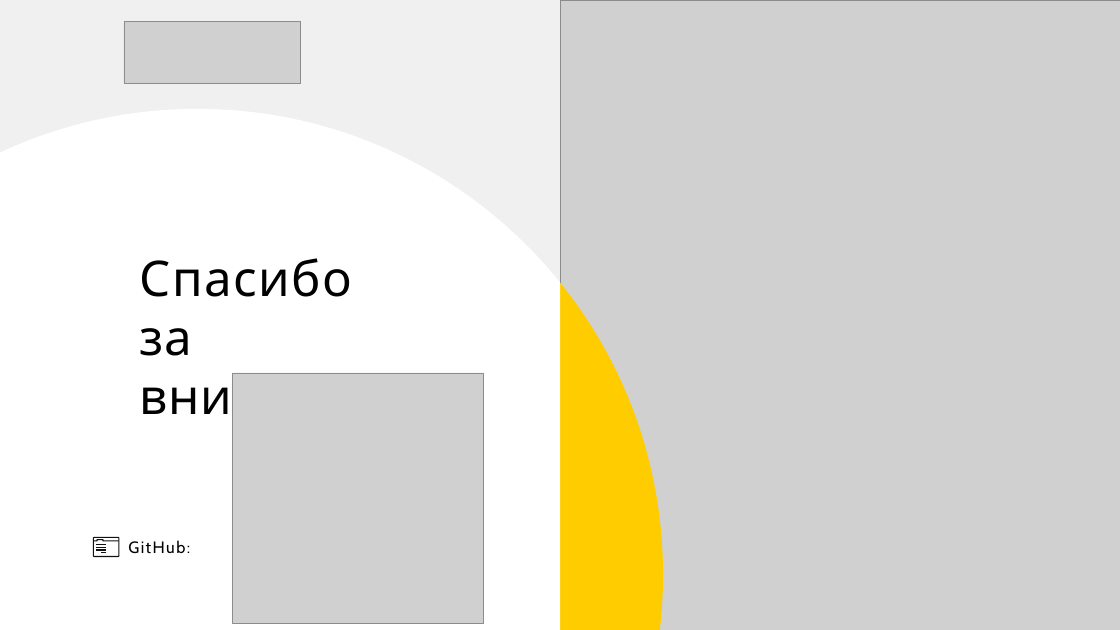
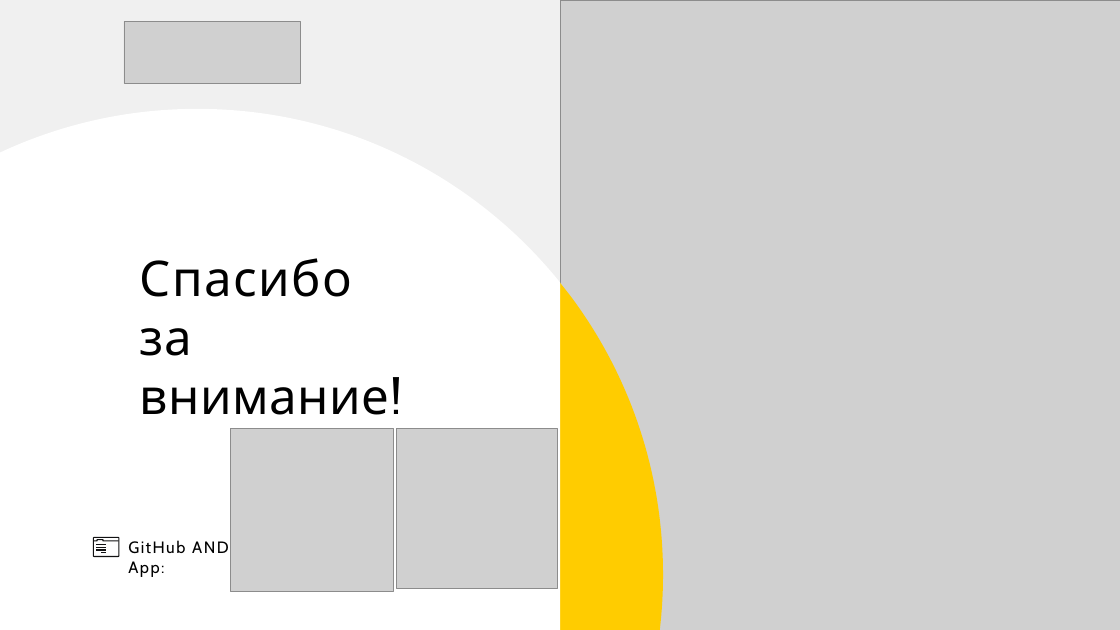
Before and after one commit to RadmirRamazanov/AreteLMS, a slide deck: slide 8 of docs/Presentation.pptx (slide 9 before the commit). Drawn at 1120x630 pixels with LibreOffice and Linux fonts; fonts in the diff are those of the drawing; grey boxes stand for pictures. Boxes give left, top, right and bottom in pixels: in the first picture for what was removed or moved away, otherwise in the second. Text is boxed around its words. In the diff, an @@ line names an element or a change of style, - is before the commit and + after.

```diff
--- a/docs/Presentation.pptx
+++ b/docs/Presentation.pptx
@@ picture added at <box>230,428,393,592</box> @@
@@ picture: place and size @@
-picture at <box>233,373,484,624</box>
+picture at <box>396,428,556,588</box>
@@ text at <box>128,540,229,577</box>: text changed @@
-GitHub:
+GitHub AND
+App:
```
Also in this commit, not shown: 1 other slide changed, 1 slide added, 2 slides removed.
